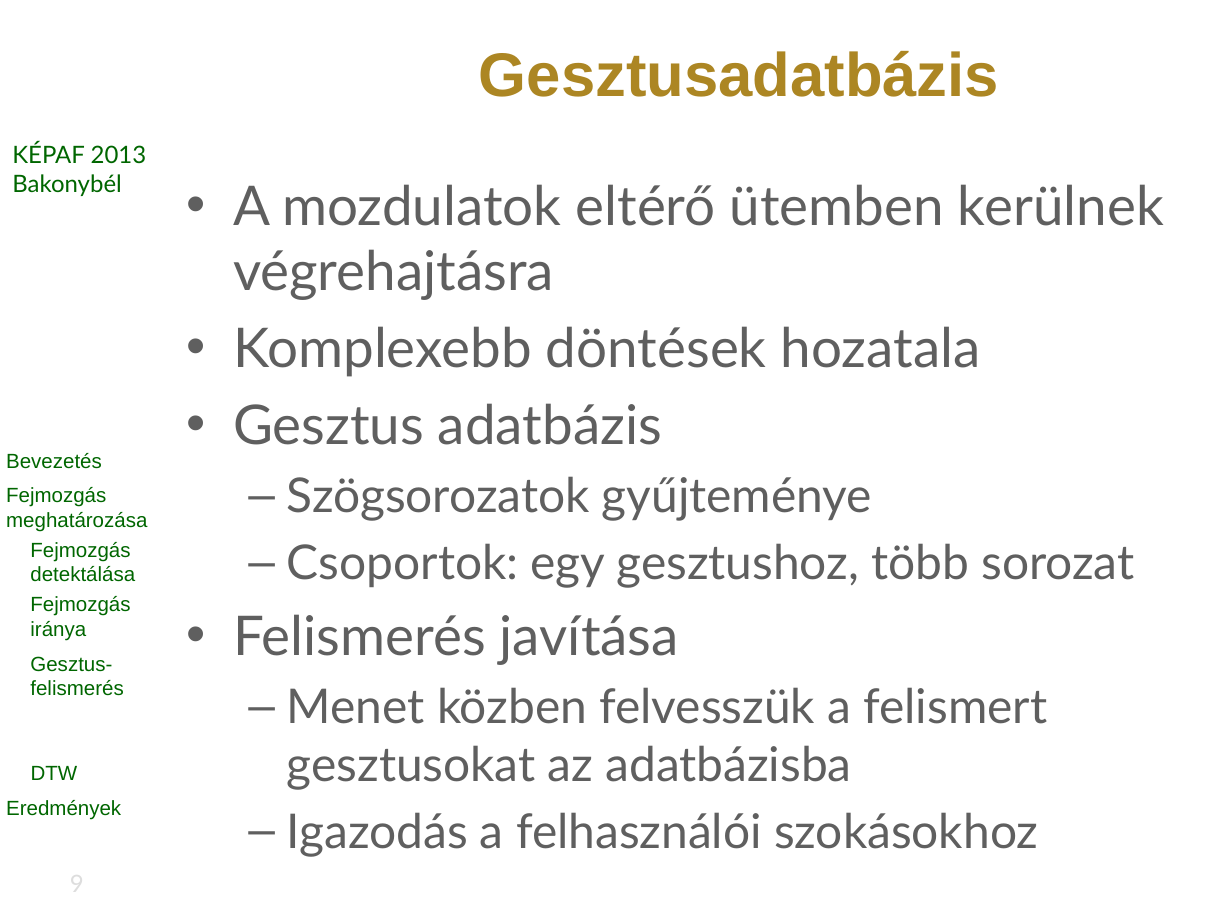
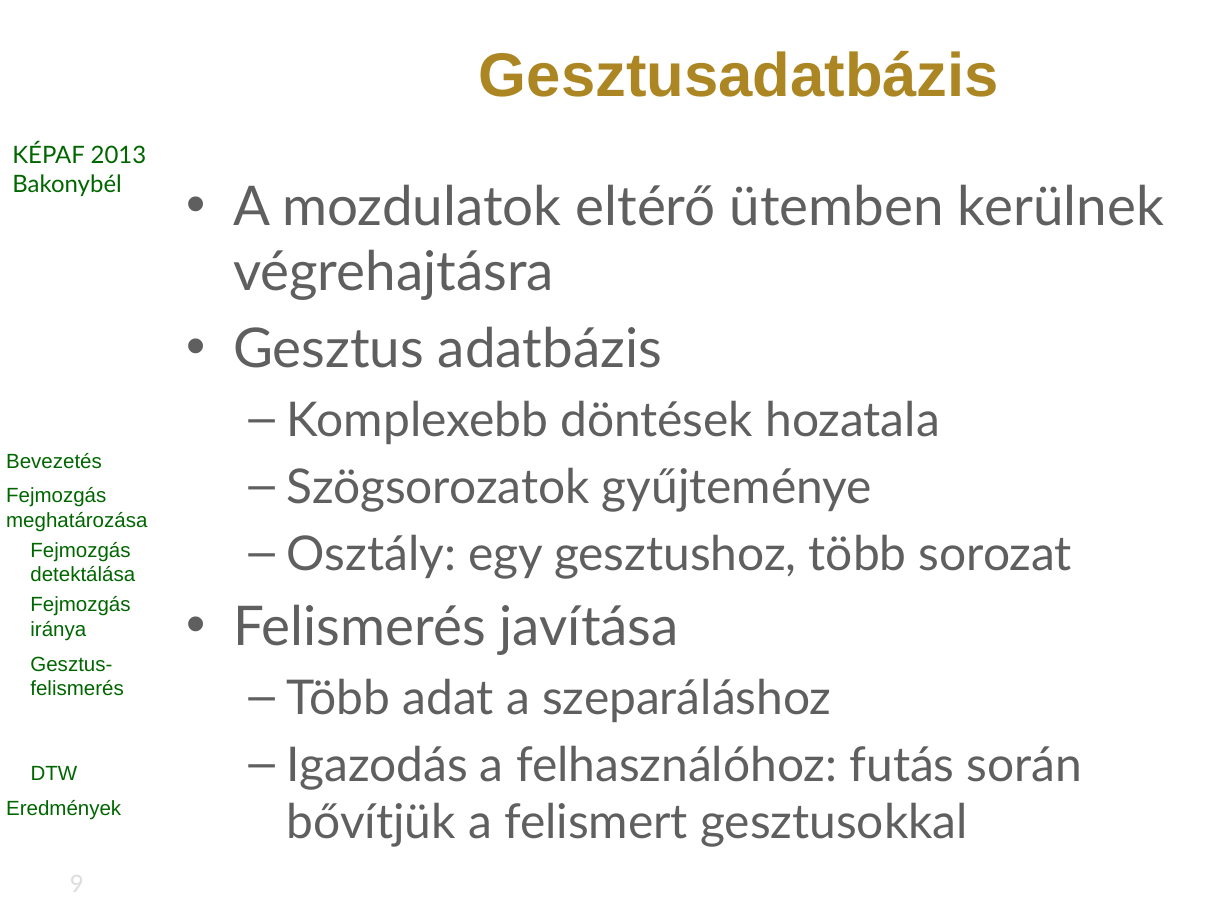
Before and after one commit to vohoaiviet/face-gesture-api, a slide deck: slide 9 of HeadMovement/research/kepaf/ppt/bertok.kornel.kepaf.2013.pptx. Drawn at 1232x924 pixels with LibreOffice and Linux fonts; fonts in the diff are those of the drawing; background and template pictures are left out. Boxes give left, top, right and bottom in pixels: in the first picture for what was removed or moved away, otherwise in the second. Text is boxed around its words. In the diff, an @@ line names an element or a change of style, - is before the commit and + after.

Commit message:
ppt

```diff
--- a/HeadMovement/research/kepaf/ppt/bertok.kornel.kepaf.2013.pptx
+++ b/HeadMovement/research/kepaf/ppt/bertok.kornel.kepaf.2013.pptx
@@ text at (x1=233, y1=326, x2=662, y2=368): paragraph added @@
+• Gesztus adatbázis
@@ text at (x1=233, y1=403, x2=662, y2=445): paragraph removed @@
-• Gesztus adatbázis
@@ text at (x1=287, y1=400, x2=940, y2=444): size 32 to 28 pt in "Komplexebb döntések hozatala"; bullet • to –; list level 1 to 2 in "Komplexebb döntések hozatala" @@
@@ text at (x1=287, y1=534, x2=1072, y2=579): text changed @@
-  – Csoportok: egy gesztushoz, több sorozat
+  – Osztály: egy gesztushoz, több sorozat
@@ text at (x1=287, y1=678, x2=1082, y2=847): text changed @@
-  – Menet közben felvesszük a felismert gesztusokat az adatbázisba
-  – Igazodás a felhasználói szokásokhoz
+  – Több adat a szeparáláshoz
+  – Igazodás a felhasználóhoz: futás során bővítjük a felismert gesztusokkal
```
Also in this commit, not shown: 13 other slides changed.
